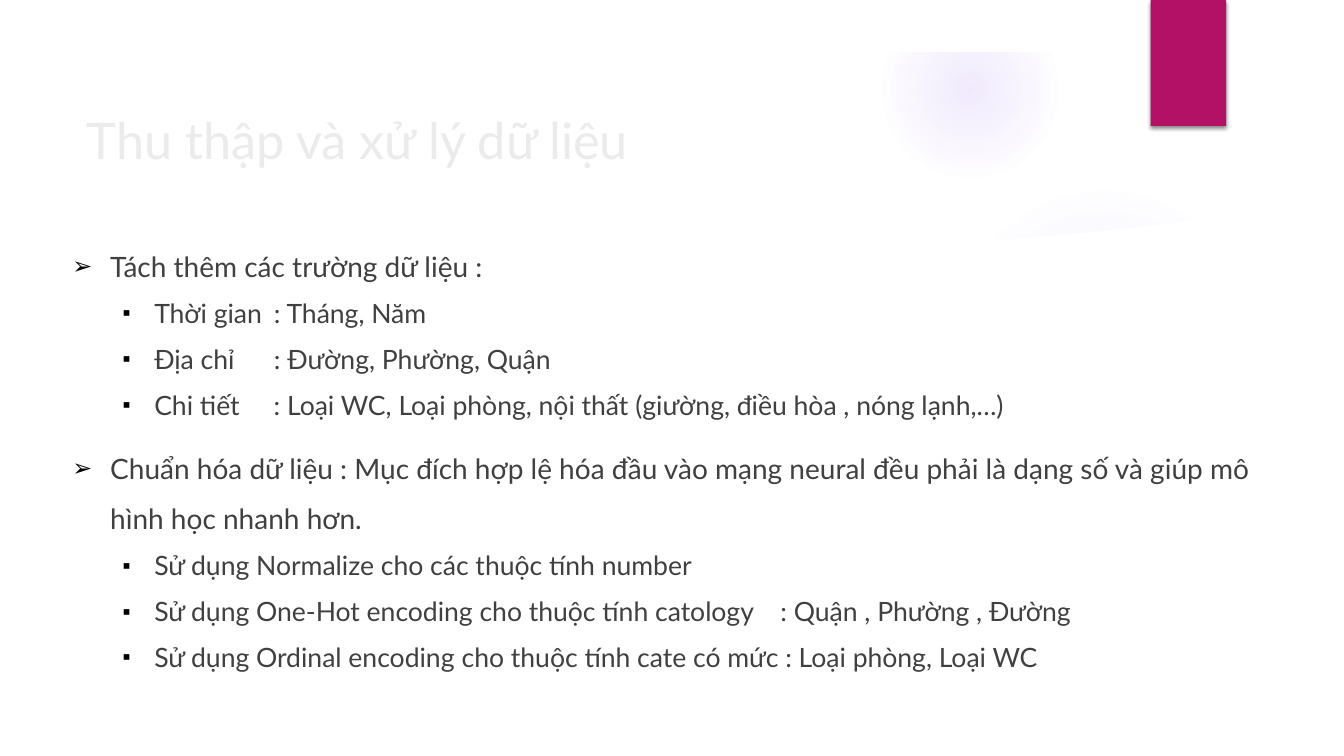
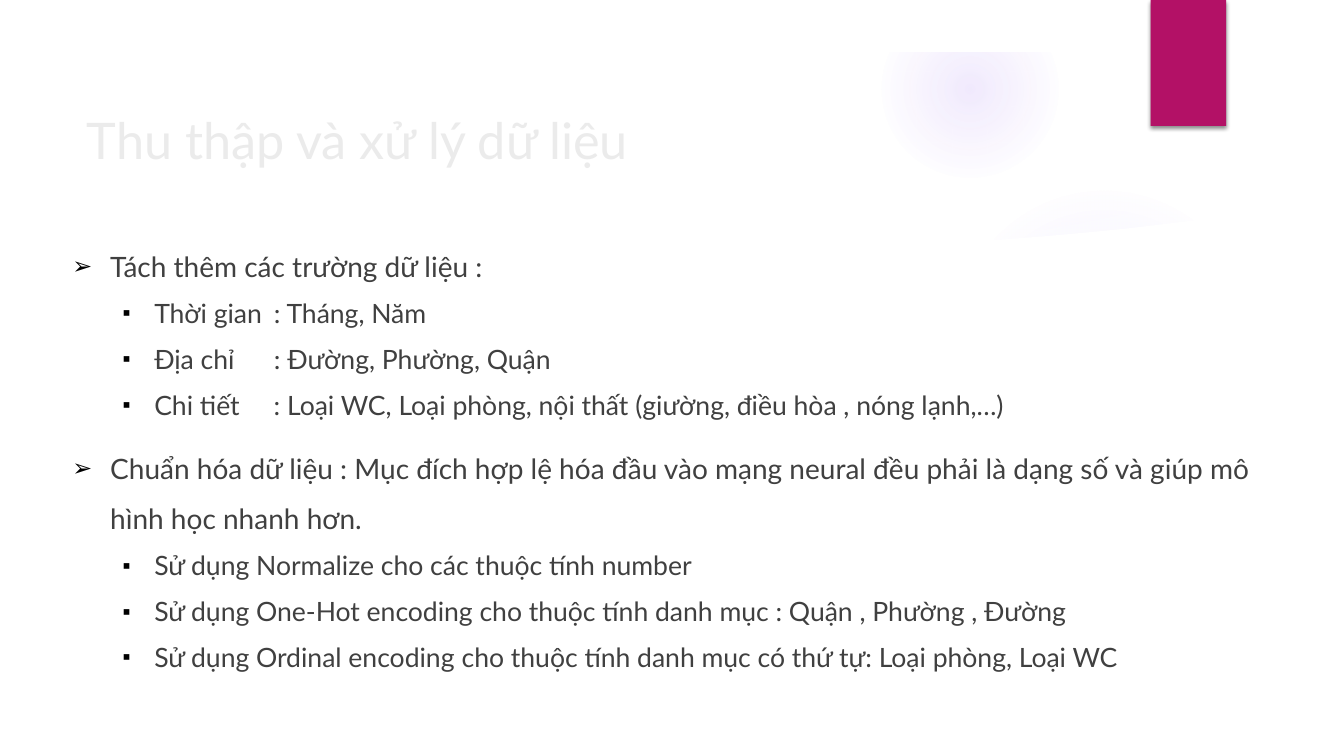
Before and after one commit to DesertFoxee/ai_room_price_prediction, a slide deck: slide 12 of Slide.pptx. Drawn at 1344x756 pixels with LibreOffice and Linux fonts; fonts in the diff are those of the drawing; background and template pictures are left out. Boxes give left, top, right and bottom in pixels: in the first picture for what was removed or moved away, otherwise in the second. Text is boxed around its words. In the diff, an @@ line names an element or a change of style, - is before the commit and + after.

Commit message:
slide++

```diff
--- a/Slide.pptx
+++ b/Slide.pptx
@@ text at <box>154,601,1118,672</box>: text changed @@
-  ▪ Sử dụng One-Hot encoding cho thuộc tính catology : Quận , Phường , Đường
-  ▪ Sử dụng Ordinal encoding cho thuộc tính cate có mức : Loại phòng, Loại WC
+  ▪ Sử dụng One-Hot encoding cho thuộc tính danh mục : Quận , Phường , Đường
+  ▪ Sử dụng Ordinal encoding cho thuộc tính danh mục có thứ tự: Loại phòng, Loại WC
```
Also in this commit, not shown: 3 other slides changed.
